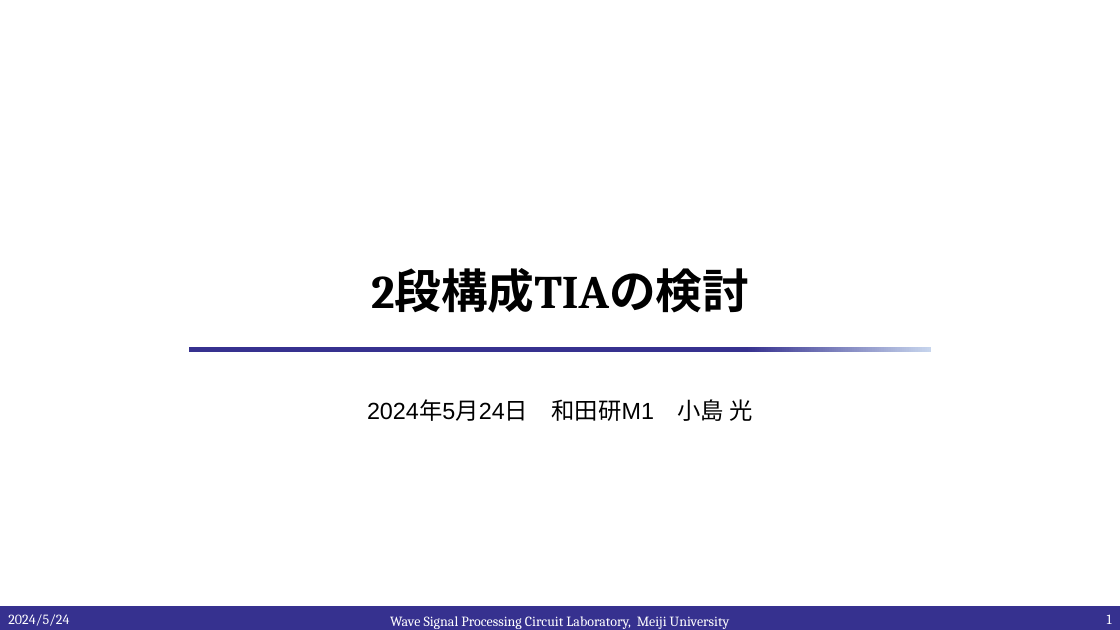
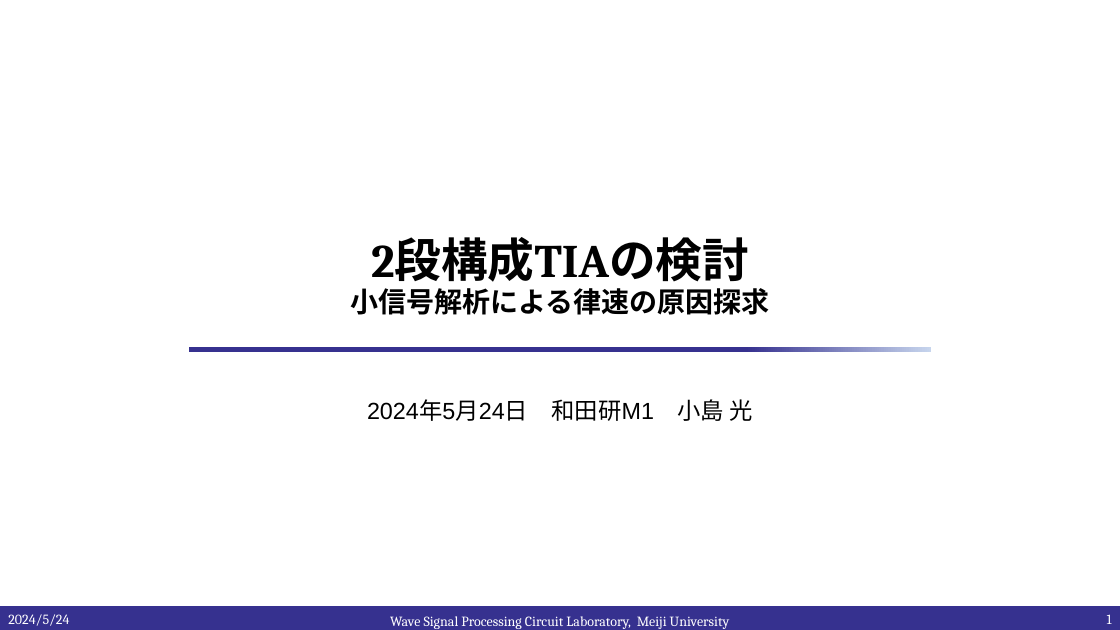
Before and after one commit to kjm-desktop10400/reserch, a slide deck: slide 1 of IHP_2024/20240524/2段構成TIAの検討.pptx. Drawn at 1120x630 pixels with LibreOffice and Linux fonts; fonts in the diff are those of the drawing; background and template pictures are left out. Boxes give left, top, right and bottom in pixels: in the first picture for what was removed or moved away, otherwise in the second. Text is boxed around its words. In the diff, an @@ line names an element or a change of style, - is before the commit and + after.

```diff
--- a/IHP_2024/20240524/2段構成TIAの検討.pptx
+++ b/IHP_2024/20240524/2段構成TIAの検討.pptx
@@ title at (x1=350, y1=237, x2=769, y2=315): text changed; size 40 to 24 pt @@
-2段構成TIAの検討
+2段構成TIAの検討
+小信号解析による律速の原因探求
```
Also in this commit, not shown: 1 other slide changed, 2 slides added, 1 other file.
